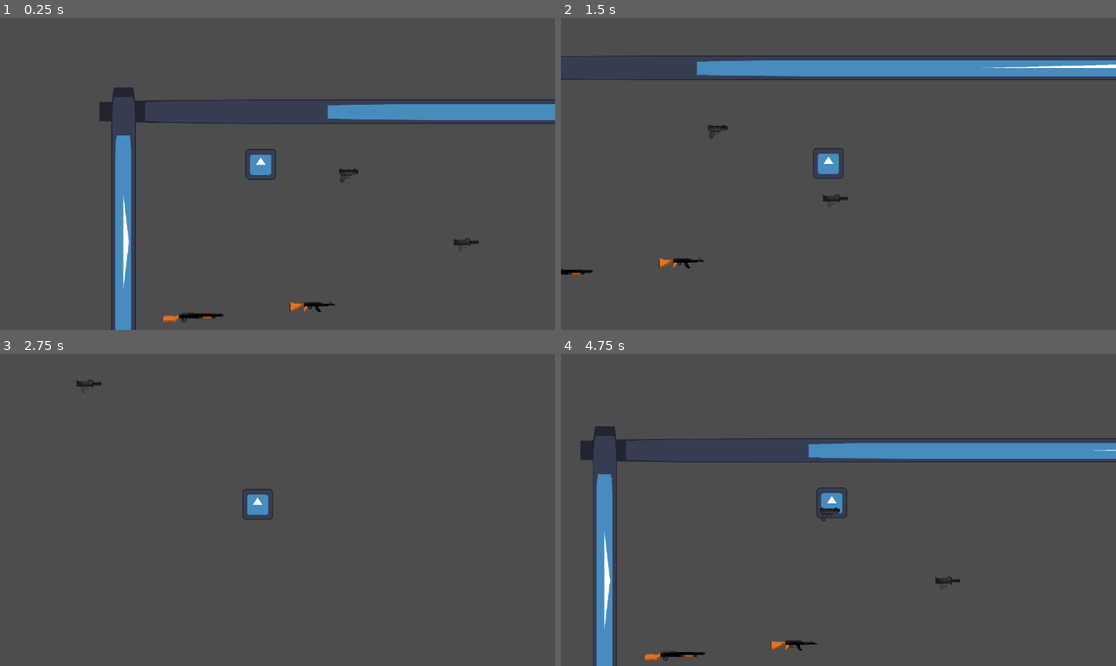
Above: before the commit, frames 1-4 (two rows, left to right).
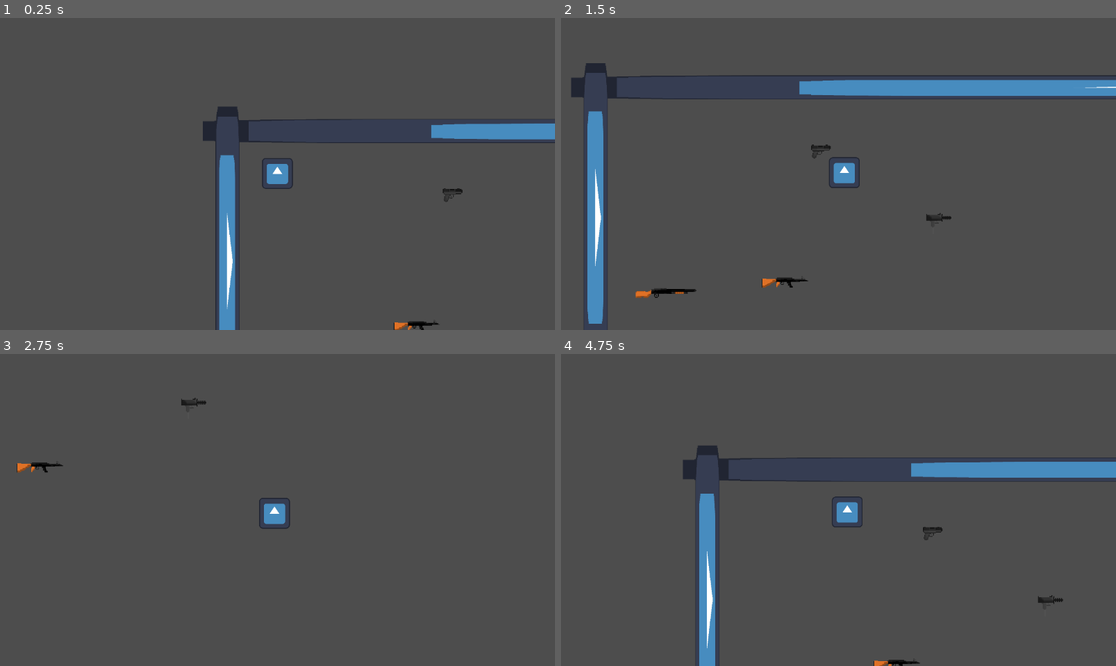
Above: after the commit, the same moments.

Repository: KarumGhag/Hitman4
Game: Godot game, scene res://World/world.tscn
The game is run twice, just before and just after one commit, with the same random seed, the same clock (stepped at 60 frames per second) and the same inputs. The engine's default icon, where the game draws it, is replaced by a stand-in: a white triangle on a blue panel in a dark square.
Inputs (mouse positions are in pixels of both pictures, inside the frame that each line leads up to):
- Up to frame 1 (0.25 s): no input
- Up to frame 2 (1.5 s): tap Enter at 0.5 s; move the mouse to (960, 158) at 0.52 s; hold D (right) 0.53-1.28 s; tap Space (holster) at 0.6 s; move the mouse to (727, 189) at 1.27 s; hold S (down) from 1.28 s (still down); tap Mouse wheel up (last) at 1.35 s
- Up to frame 3 (2.75 s): move the mouse to (333, 441) at 2.02 s; release S (down) at 2.03 s; hold D (right) from 2.03 s (still down); tap Mouse wheel down (next) at 2.1 s
- Up to frame 4 (4.75 s): move the mouse to (810, 572) at 2.77 s; release D (right) at 2.78 s; hold W (up) 2.78-3.53 s; right-click (810, 572) at 2.85 s; move the mouse to (1005, 556) at 3.52 s; press the mouse at (1005, 556) at 3.53 s; hold A (left) from 3.53 s (still down); move the mouse to (672, 463) at 4.27 s; release the mouse at (672, 463) at 4.28 s; tap Space (holster) at 4.35 s

The runs differ from the first frame. In frame 1, 10% of the frame differs, in the area x 17-100%, y 22-100%; in frame 2, 12%, in the area x 0-100%, y 12-100%; in frame 3, 0.8%; in frame 4, 11%.
Error in both runs: Cannot call method 'hide' on a null value. (res://InventorySystem/InventoryClass.gd:164)

Commit message:
fixed camera lean bug

Diff:
--- a/GunSystem/Guns/Remington.tscn
+++ b/GunSystem/Guns/Remington.tscn
@@ -5,7 +5,7 @@
 [ext_resource type="PackedScene" uid="uid://dxy0lfrndp075" path="res://GunSystem/BulletVisuals/bullet_trail.tscn" id="3_8qkbq"]
 [ext_resource type="Texture2D" uid="uid://bpd1850mu4yx6" path="res://Art/PNG_Guns/Remington.png" id="3_yk7eu"]
 [ext_resource type="PackedScene" uid="uid://bhb8li7we1p3k" path="res://GunSystem/pickup_area.tscn" id="4_c6lcd"]
-[ext_resource type="Texture2D" uid="uid://ckpbvle60gt62" path="res://GunSystem/Guns/Remington.png" id="6_mw172"]
+[ext_resource type="Texture2D" uid="uid://ckpbvle60gt62" path="res://GunSystem/Guns/remington.png" id="6_mw172"]
 
 [sub_resource type="CircleShape2D" id="CircleShape2D_gkvrw"]
 radius = 100.005
--- a/Player/Camera.gd
+++ b/Player/Camera.gd
@@ -10,7 +10,6 @@
 @export var leanSmoothness : float = 30
 @export var player : Player
 
-var maxDist : int = 150
 
 var mousePos : Vector2
 var directionToMouse : Vector2
@@ -18,14 +17,20 @@
 
 var lean : Vector2
 
+@export var offsetLabel : Label
+
+
+#dear future me who will eventually have this same problem
+#the fix is to use this exact code and do NOT make the camera a child of the player
+#instead put it into the world and set the global positon equal to the player's global position
+
 func _process(delta):
-	#camera will only lean if the player is holding an item
-
-	mousePos = get_viewport().get_mouse_position()
+	mousePos = get_global_mouse_position()
 
 	directionToMouse = (mousePos - position).normalized()
 	distanceToMouse = mousePos.distance_to(position)
 
+	#camera leans more when holding an item
 	if player.inventorySystem.currentItem != null:
 		lean = directionToMouse * distanceToMouse * heldLean
 	else:
@@ -33,8 +38,8 @@
 
 	offset = lerp(offset, lean, delta * leanSmoothness)
 
+	global_position = player.global_position
 
-	distanceToMouse = clamp(distanceToMouse, 0, maxDist)
 
 
 func shakeCam(shakeAmount) -> void:
--- a/Player/player.tscn
+++ b/Player/player.tscn
@@ -1,8 +1,7 @@
-[gd_scene load_steps=5 format=3 uid="uid://1l13jv08hnfd"]
+[gd_scene load_steps=4 format=3 uid="uid://1l13jv08hnfd"]
 
 [ext_resource type="Script" path="res://Player/player.gd" id="1_4eru0"]
 [ext_resource type="Texture2D" uid="uid://jffjcag0lvea" path="res://Art/icon.svg" id="1_n4aa2"]
-[ext_resource type="Script" path="res://Player/Camera.gd" id="3_l2l2i"]
 
 [sub_resource type="RectangleShape2D" id="RectangleShape2D_tf50w"]
 size = Vector2(62, 62)
@@ -12,7 +11,7 @@
 accel = 0.6
 holder = NodePath("ItemHolderRotater/ItemHolder")
 holderRotater = NodePath("ItemHolderRotater")
-cam = NodePath("Camera2D")
+cam = NodePath("")
 
 [node name="Icon" type="Sprite2D" parent="."]
 position = Vector2(0, -1)
@@ -28,7 +27,3 @@
 
 [node name="ItemHolder" type="Node2D" parent="ItemHolderRotater"]
 position = Vector2(31, 0)
-
-[node name="Camera2D" type="Camera2D" parent="." node_paths=PackedStringArray("player")]
-script = ExtResource("3_l2l2i")
-player = NodePath("..")
--- a/World/world.tscn
+++ b/World/world.tscn
@@ -6,6 +6,7 @@
 [ext_resource type="PackedScene" uid="uid://tkw35h5qkby1" path="res://GunSystem/Guns/ak47.tscn" id="5_e5dhs"]
 [ext_resource type="PackedScene" uid="uid://dy1jcrh400c5i" path="res://GunSystem/Guns/Remington.tscn" id="5_gmdp7"]
 [ext_resource type="PackedScene" uid="uid://c6q2stvu2jesg" path="res://GunSystem/Guns/uzi.tscn" id="6_erjig"]
+[ext_resource type="Script" path="res://Player/Camera.gd" id="7_f2yqc"]
 
 [sub_resource type="NavigationPolygon" id="NavigationPolygon_cpu4h"]
 vertices = PackedVector2Array(1811.09, 15.9609, 861.75, 206, 861.75, 136, -158.063, 9.03125, 231, 136, -165.93, 1246.42, 231, 760.5, 1821.9, 1137.53, 301, 760.5, 301, 206)
@@ -54,8 +55,16 @@
 offset_right = 318.0
 offset_bottom = 34.0
 
-[node name="Player" parent="." instance=ExtResource("3_1fj7k")]
-position = Vector2(528, 274)
+[node name="Player" parent="." node_paths=PackedStringArray("cam") instance=ExtResource("3_1fj7k")]
+position = Vector2(347, 253)
+cam = NodePath("../Camera2D")
+
+[node name="Camera2D" type="Camera2D" parent="." node_paths=PackedStringArray("player")]
+script = ExtResource("7_f2yqc")
+heldLean = 0.085
+unheldLean = 0.05
+leanSmoothness = null
+player = NodePath("../Player")
 
 [node name="pistol" parent="." instance=ExtResource("4_xlj8e")]
 position = Vector2(704, 296)
Binary file added: Art/ASP_Guns/GoodClouds.aseprite
Not shown, added: Art/ASP_Guns/GoodClouds.aseprite.import
Not shown: 1 places in World/world.tscn that only renumber resources
